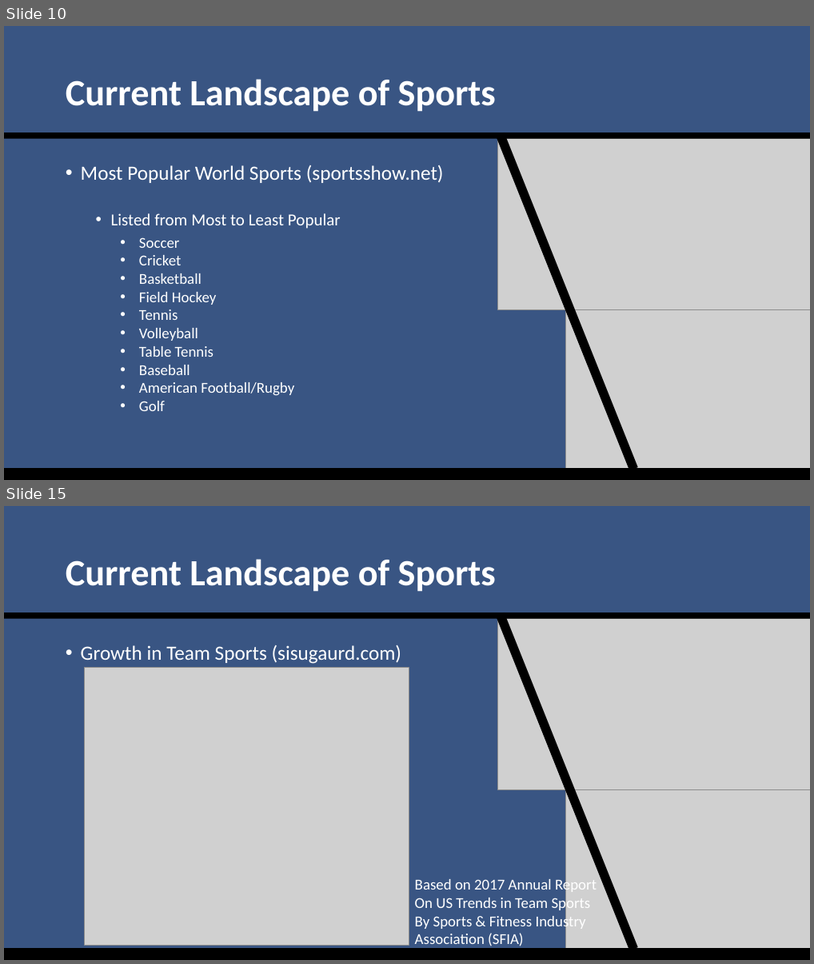
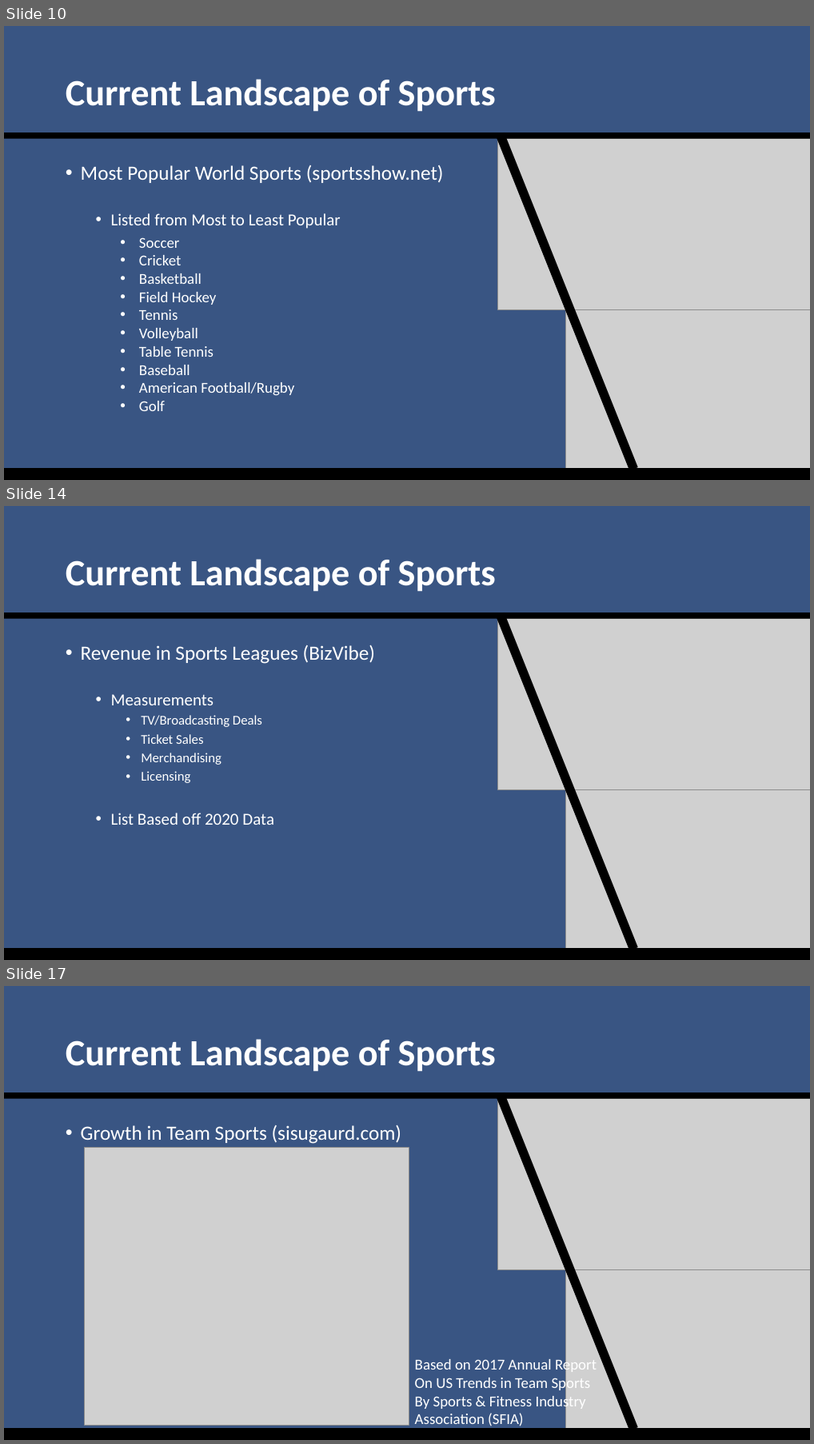
Before and after one commit to SuperMarioGiacomazzo/STOR538_WEBSITE, a slide deck: Slides/Sports Analytics 1/Sports_Analytics_1_Lecture.pptx. Shown one above the other, each under a label of ours: slides 10 and 15 before the commit, slides 10, 14 and 17 after it; the slides between them are not shown. The pictures are 814x964 and 814x1444 pixels, drawn with LibreOffice and Linux fonts; fonts in the diff are those of the drawing; grey boxes stand for pictures. Boxes give left, top, right and bottom in pixels: in the first picture for what was removed or moved away, otherwise in the second. Text is boxed around its words. In the diff, an @@ line names an element or a change of style, - is before the commit and + after.

```diff
--- a/Slides/Sports Analytics 1/Sports_Analytics_1_Lecture.pptx
+++ b/Slides/Sports Analytics 1/Sports_Analytics_1_Lecture.pptx
@@ slide 14 added at (x1=4, y1=506, x2=810, y2=960), background #395583 @@
@@ title added at (x1=66, y1=559, x2=496, y2=592), 44 pt, text #FFFFFF, bold @@
+Current Landscape of Sports
@@ rectangle added at (x1=4, y1=612, x2=810, y2=619), fill #000000 @@
@@ rectangle added at (x1=496, y1=612, x2=638, y2=951), fill #000000 @@
@@ picture added at (x1=498, y1=619, x2=810, y2=790) @@
@@ text added at (x1=81, y1=644, x2=376, y2=824), 16 pt, text #FFFFFF @@
+• Revenue in Sports Leagues (BizVibe)
+  • Measurements
+    • TV/Broadcasting Deals
+    • Ticket Sales
+    • Merchandising
+    • Licensing
+  • List Based off 2020 Data
@@ picture added at (x1=566, y1=789, x2=810, y2=960) @@
@@ rectangle added at (x1=4, y1=948, x2=810, y2=960), fill #000000 @@
@@ what was slide 15 is now slide 17 @@
```
Also in this commit, not shown: 5 slides changed, 4 other slides added, 7 other files.
